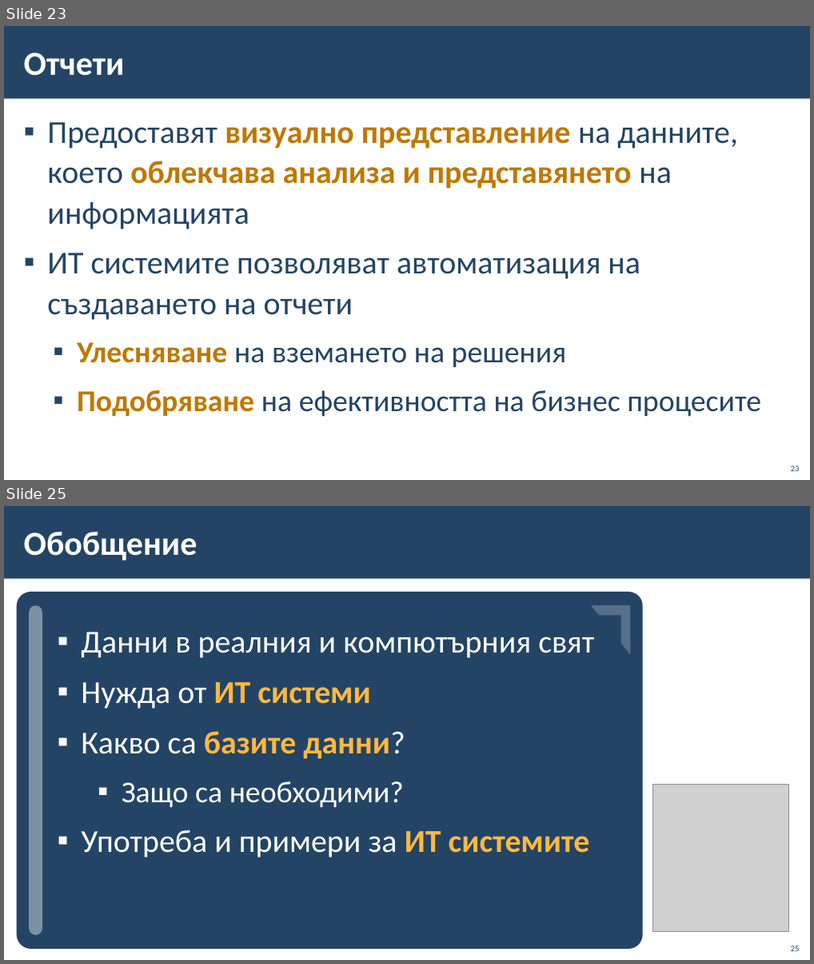
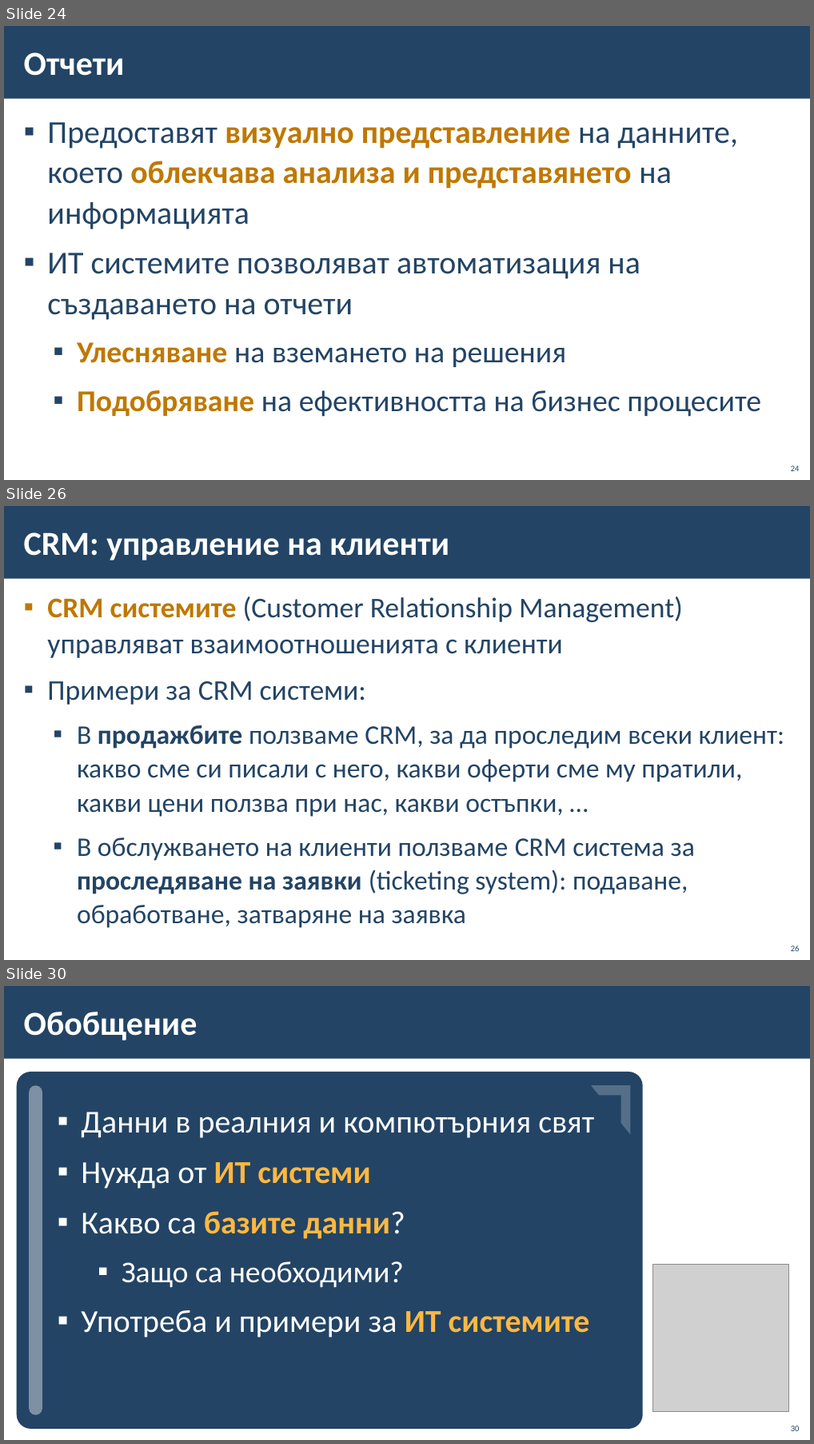
Before and after one commit to BG-IT-Edu/School-Programming, a slide deck: Courses/Software-Sciences/Module-3-Databases-New/01-IT-Systems/01-IT-Systems.pptx. Shown one above the other, each under a label of ours: slides 23 and 25 before the commit, slides 24, 26 and 30 after it; the slides between them are not shown. The pictures are 814x964 and 814x1444 pixels, drawn with LibreOffice and Linux fonts; fonts in the diff are those of the drawing; grey boxes stand for pictures; background and template pictures are left out. Boxes give left, top, right and bottom in pixels: in the first picture for what was removed or moved away, otherwise in the second. Text is boxed around its words. In the diff, an @@ line names an element or a change of style, - is before the commit and + after.

```diff
--- a/Courses/Software-Sciences/Module-3-Databases-New/01-IT-Systems/01-IT-Systems.pptx
+++ b/Courses/Software-Sciences/Module-3-Databases-New/01-IT-Systems/01-IT-Systems.pptx
@@ slide 26 added at (4,506,810,960), background #FFFFFF; not listed: 1 template element that a slide beside it also shows @@
@@ title added at (24,532,450,560), 40 pt, text #FFFFFF, bold @@
+CRM: управление на клиенти
@@ text added at (47,596,786,928), 32 pt, text #234465 @@
+▪ CRM системите (Customer Relationship Management) управляват взаимоотношенията с клиенти
+▪ Примери за CRM системи:
+  ▪ В продажбите ползваме CRM, за да проследим всеки клиент: какво сме си писали с него, какви оферти сме му пратили, какви цени ползва при нас, какви остъпки, …
+  ▪ В обслужването на клиенти ползваме CRM система за проследяване на заявки (ticketing system): подаване, обработване, затваряне на заявка
@@ page number added at (791,945,800,951), 10 pt, text #234465 @@
+26
@@ what was slide 23 is now slide 24 @@
@@ page number at (791,465,800,471): text changed @@
-23
+24
@@ what was slide 25 is now slide 30 @@
@@ page number at (791,1425,800,1431): text changed @@
-25
+30
```
Also in this commit, not shown: 10 slides changed, 4 other slides added.
